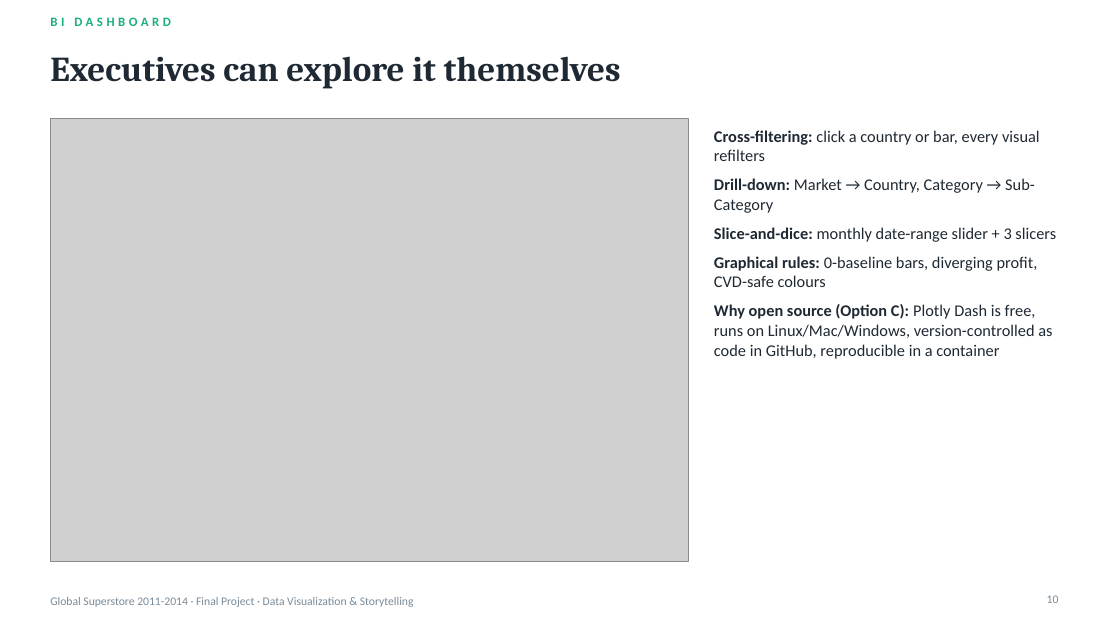
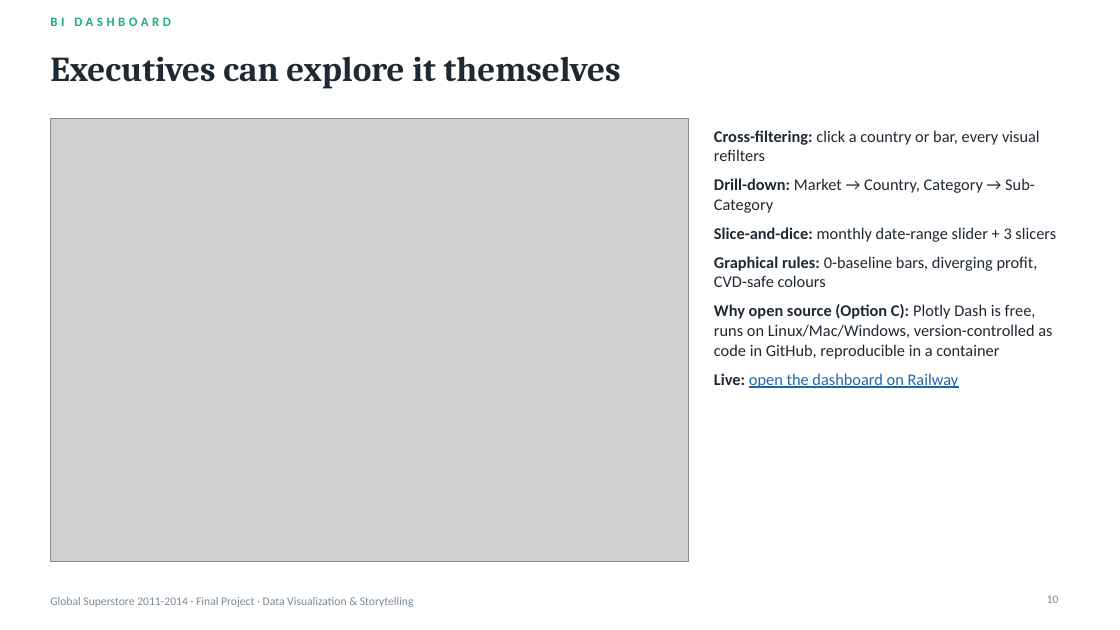
Before and after one commit to KevSyndrome/proyecto-final-database, a slide deck: slide 10 of presentation/Superstore_Executive_Deck.pptx. Drawn at 1120x630 pixels with LibreOffice and Linux fonts; fonts in the diff are those of the drawing; grey boxes stand for pictures. Boxes give left, top, right and bottom in pixels: in the first picture for what was removed or moved away, otherwise in the second. Text is boxed around its words. In the diff, an @@ line names an element or a change of style, - is before the commit and + after.

```diff
--- a/presentation/Superstore_Executive_Deck.pptx
+++ b/presentation/Superstore_Executive_Deck.pptx
@@ text at (x1=714, y1=373, x2=959, y2=388): paragraph added @@
+Live: open the dashboard on Railway
```
Also in this commit, not shown: 1 other slide changed, 3 other files.
